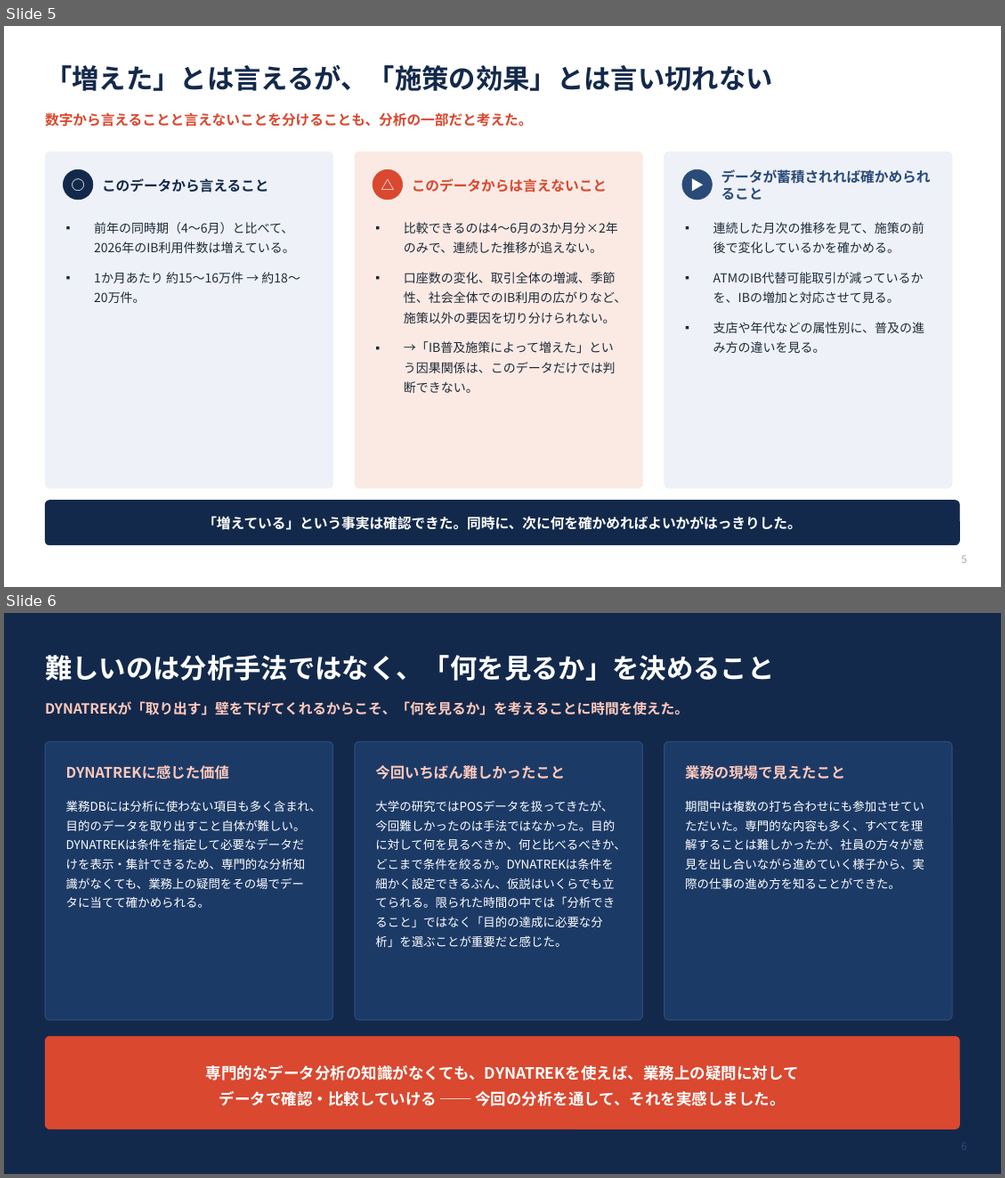
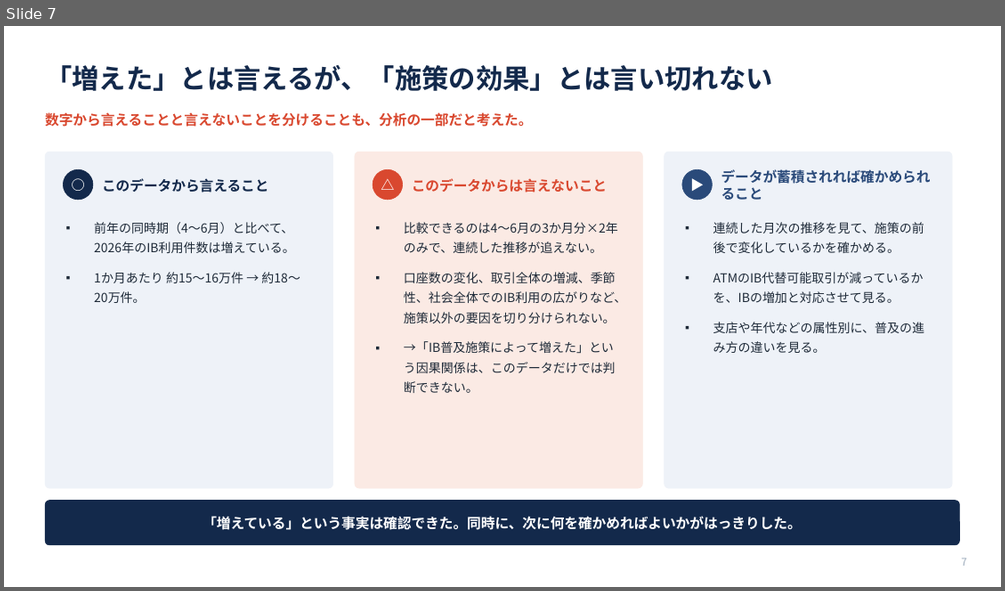
Before and after one commit to takumi66666/my-website, a slide deck: internship-presentation/DYNATREK_IB普及分析_成果発表.pptx. Shown one above the other, each under a label of ours: slides 5 and 6 before the commit, slide 7 after it. The pictures are 1005x1178 and 1005x591 pixels, drawn with LibreOffice and Linux fonts; fonts in the diff are those of the drawing. Boxes give left, top, right and bottom in pixels: in the first picture for what was removed or moved away, otherwise in the second. Text is boxed around its words. In the diff, an @@ line names an element or a change of style, - is before the commit and + after.

```diff
--- a/internship-presentation/DYNATREK_IB普及分析_成果発表.pptx
+++ b/internship-presentation/DYNATREK_IB普及分析_成果発表.pptx
@@ slide 6 removed at [4, 613, 1001, 1174], background #13294B @@
@@ text removed at [45, 655, 774, 681] @@
-難しいのは分析手法ではなく、「何を見るか」を決めること
@@ text removed at [45, 701, 688, 715] @@
-DYNATREKが「取り出す」壁を下げてくれるからこそ、「何を見るか」を考えることに時間を使えた。
@@ rounded rectangle removed at [45, 742, 333, 1020] @@
@@ rounded rectangle removed at [355, 742, 643, 1020] @@
@@ rounded rectangle removed at [664, 742, 952, 1020] @@
@@ text removed at [66, 765, 229, 779] @@
-DYNATREKに感じた価値
@@ text removed at [375, 765, 565, 779] @@
-今回いちばん難しかったこと
@@ text removed at [685, 765, 845, 779] @@
-業務の現場で見えたこと
@@ text removed at [66, 800, 322, 908] @@
-業務DBには分析に使わない項目も多く含まれ、目的のデータを取り出すこと自体が難しい。DYNATREKは条件を指定して必要なデータだけを表示・集計できるため、専門的な分析知識がなくても、業務上の疑問をその場でデータに当てて確かめられる。
@@ text removed at [375, 800, 625, 947] @@
-大学の研究ではPOSデータを扱ってきたが、今回難しかったのは手法ではなかった。目的に対して何を見るべきか、何と比べるべきか、どこまで条件を絞るか。DYNATREKは条件を細かく設定できるぶん、仮説はいくらでも立てられる。限られた時間の中では「分析できること」ではなく「目的の達成に必要な分析」を選ぶことが重要だと感じた。
@@ text removed at [685, 800, 924, 889] @@
-期間中は複数の打ち合わせにも参加させていただいた。専門的な内容も多く、すべてを理解することは難しかったが、社員の方々が意見を出し合いながら進めていく様子から、実際の仕事の進め方を知ることができた。
@@ rounded rectangle removed at [45, 1037, 960, 1129] @@
@@ text removed at [206, 1065, 799, 1106] @@
-専門的なデータ分析の知識がなくても、DYNATREKを使えば、業務上の疑問に対して
-データで確認・比較していける ── 今回の分析を通して、それを実感しました。
@@ what was slide 5 is now slide 7 @@
@@ slide 7 changed as well @@
@@ text at [961, 557, 966, 565]: text changed @@
-5
+7
```
Also in this commit, not shown: 4 other slides changed, 3 slides added, 2 other files.
